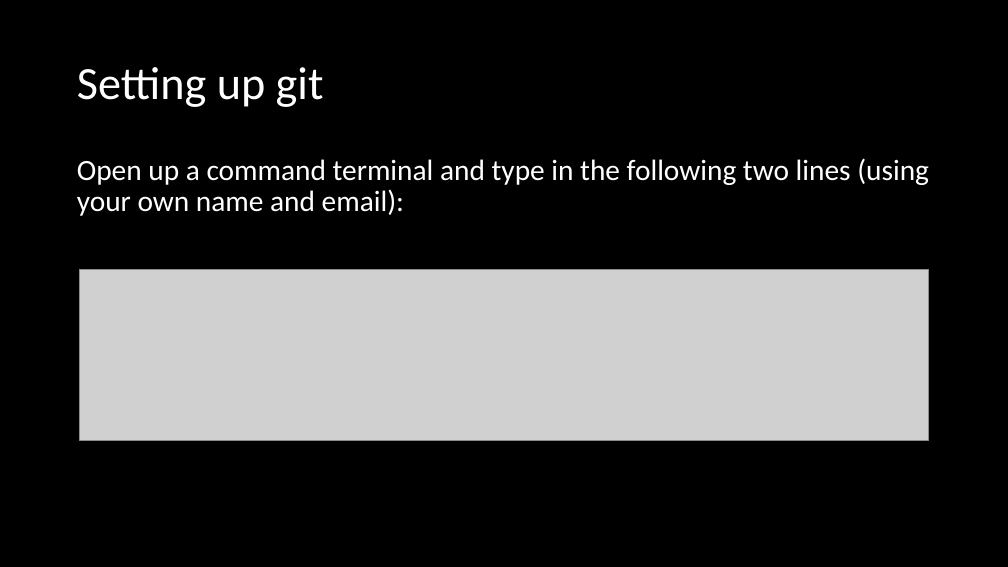
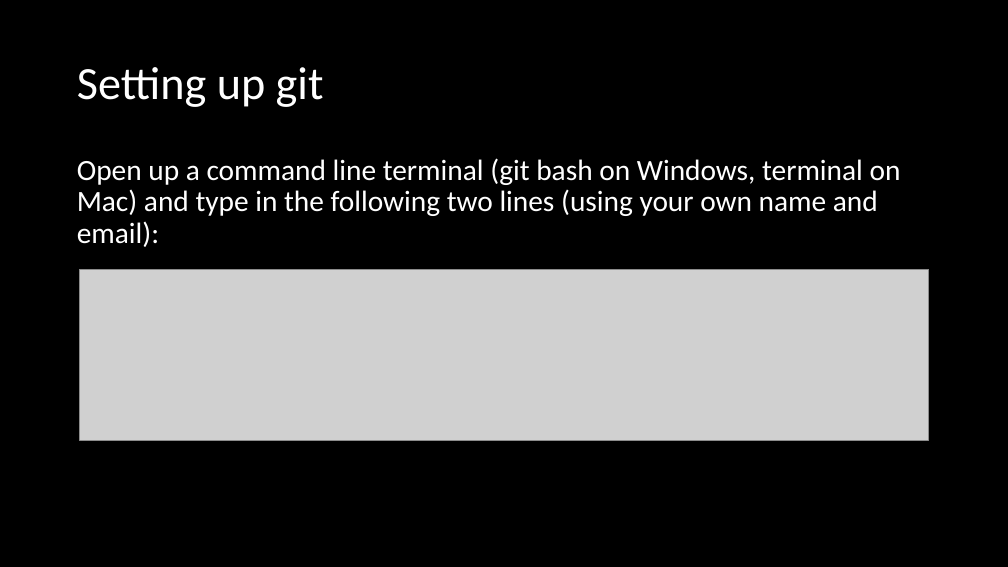
Before and after one commit to adsmithca/DFO_R_workshops, a slide deck: slide 11 of dfo_git_workshop/Using version control.pptx. Drawn at 1008x567 pixels with LibreOffice and Linux fonts; fonts in the diff are those of the drawing; grey boxes stand for pictures. Boxes give left, top, right and bottom in pixels: in the first picture for what was removed or moved away, otherwise in the second. Text is boxed around its words. In the diff, an @@ line names an element or a change of style, - is before the commit and + after.

```diff
--- a/dfo_git_workshop/Using version control.pptx
+++ b/dfo_git_workshop/Using version control.pptx
@@ text at box(77, 158, 901, 247): text changed @@
-Open up a command terminal and type in the following two lines (using your own name and email):
+Open up a command line terminal (git bash on Windows, terminal on Mac) and type in the following two lines (using your own name and email):
```
Also in this commit, not shown: 1 slide added.
